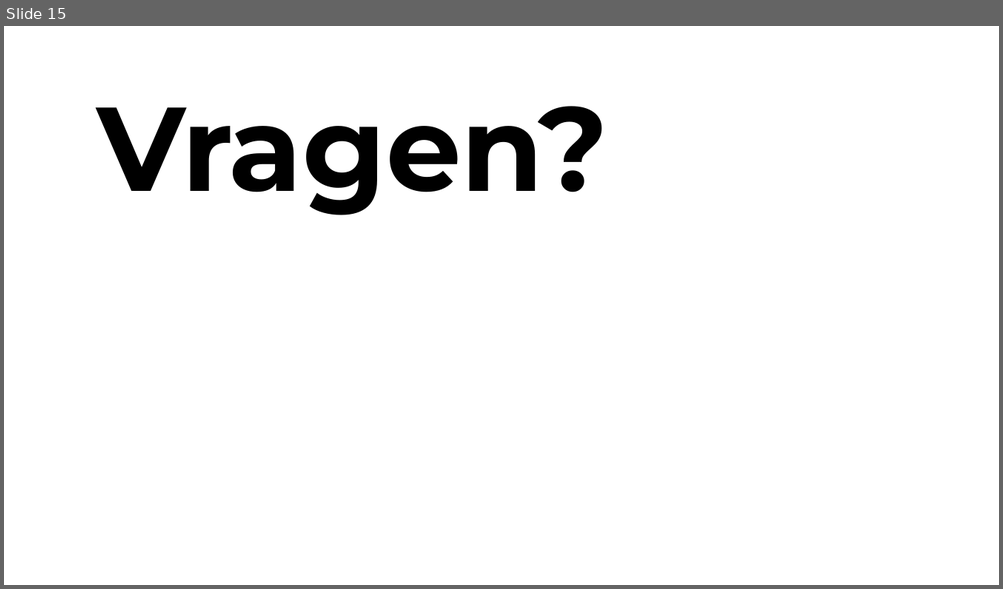
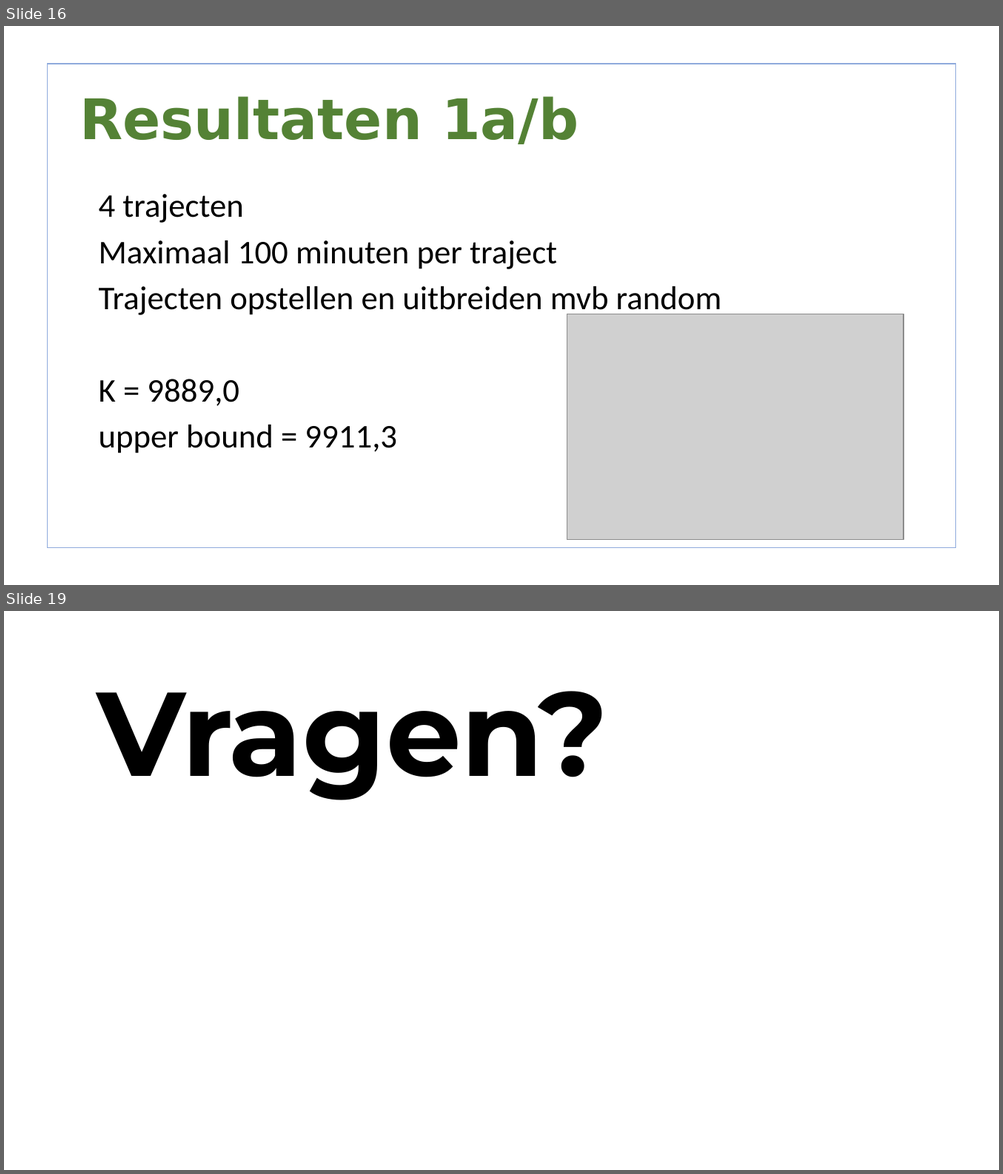
Before and after one commit to lisa259/RailNL, a slide deck: presentaties/Presentation 2.odp. Shown one above the other, each under a label of ours: slide 15 before the commit, slides 16 and 19 after it; the slides between them are not shown. The pictures are 1003x589 and 1003x1174 pixels, drawn with LibreOffice and Linux fonts; fonts in the diff are those of the drawing; grey boxes stand for pictures; background and template pictures are left out. Boxes give left, top, right and bottom in pixels: in the first picture for what was removed or moved away, otherwise in the second. Text is boxed around its words. In the diff, an @@ line names an element or a change of style, - is before the commit and + after.

```diff
--- a/presentaties/Presentation 2.odp
+++ b/presentaties/Presentation 2.odp
@@ slide 16 added at [4,26,999,585], background picture (left out) @@
@@ freeform shape added at [47,64,956,548], fill #FFFFFF, outline #8FAADC 0.99 pt @@
@@ title added at [79,96,578,144], 54 pt, text #548235, bold @@
+Resultaten 1a/b
@@ text added at [99,194,722,454], 32 pt, text #000000 @@
+• 4 trajecten
+• Maximaal 100 minuten per traject
+• Trajecten opstellen en uitbreiden mvb random
+• K = 9889,0
+• upper bound = 9911,3
@@ picture added at [567,314,904,540] @@
@@ what was slide 15 is now slide 19 @@
```
Also in this commit, not shown: 3 slides changed, 14 other slides added, 11 slides removed, 4 other files.
